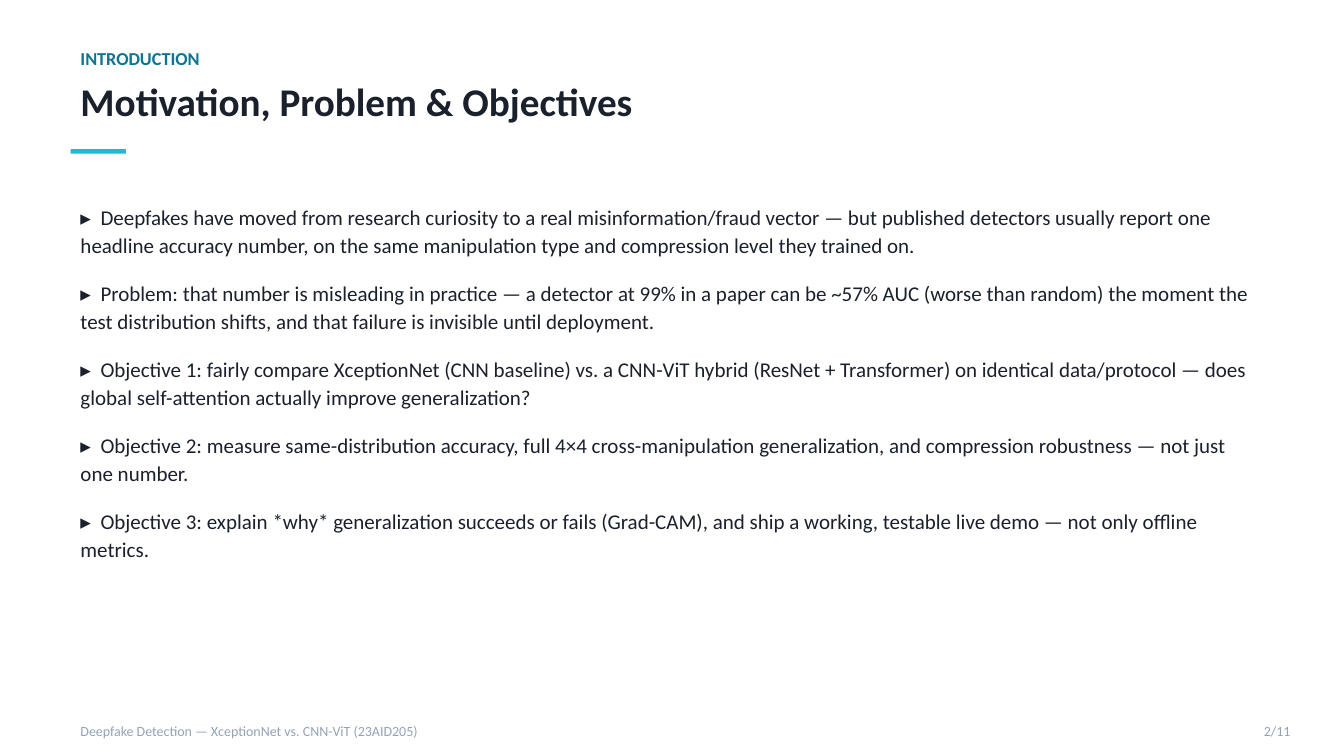
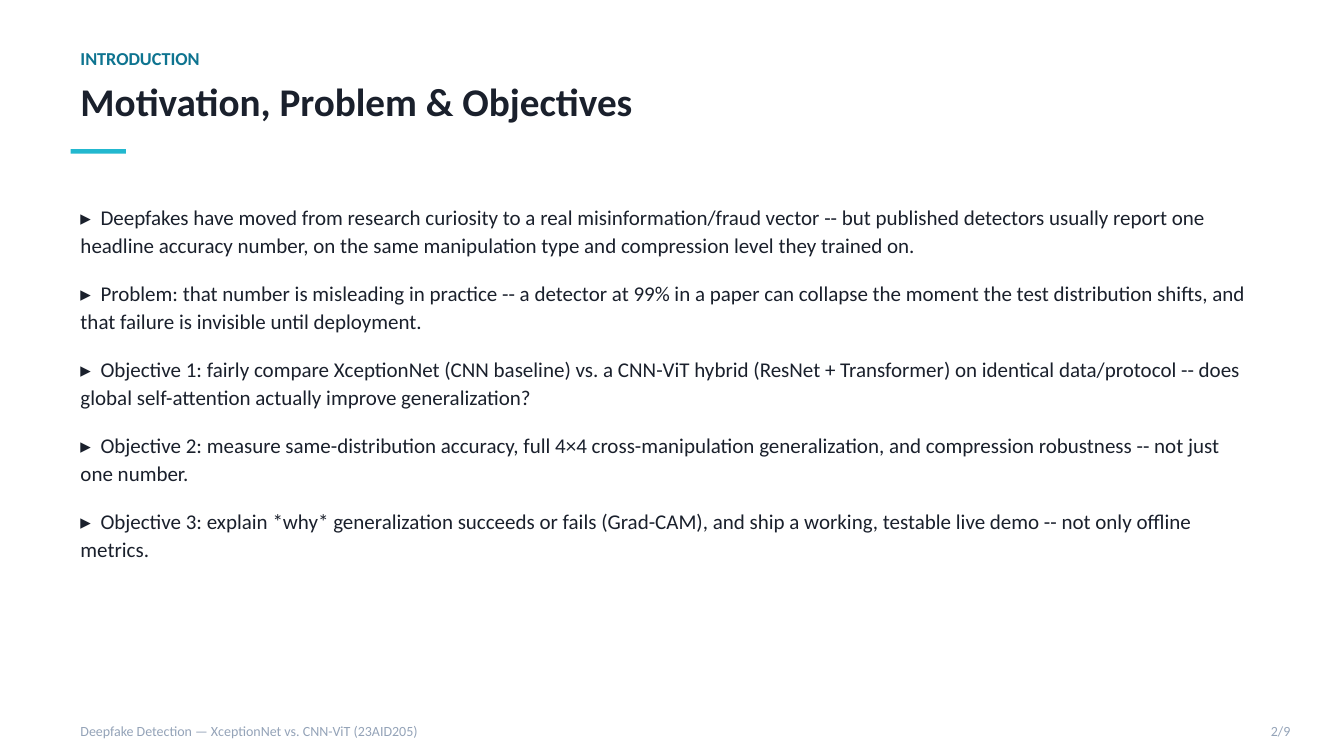
Before and after one commit to DUNE-ODYSSEY/deepfake-detection, a slide deck: slide 2 of docs/mid_review_update.pptx. Drawn at 1344x756 pixels with LibreOffice and Linux fonts; fonts in the diff are those of the drawing. Boxes give left, top, right and bottom in pixels: in the first picture for what was removed or moved away, otherwise in the second. Text is boxed around its words. In the diff, an @@ line names an element or a change of style, - is before the commit and + after.

```diff
--- a/docs/mid_review_update.pptx
+++ b/docs/mid_review_update.pptx
@@ text at bbox=[80, 210, 1244, 557]: text changed @@
-▸ Deepfakes have moved from research curiosity to a real misinformation/fraud vector — but published detectors usually report one headline accuracy number, on the same manipulation type and compression level they trained on.
-▸ Problem: that number is misleading in practice — a detector at 99% in a paper can be ~57% AUC (worse than random) the moment the test distribution shifts, and that failure is invisible until deployment.
-▸ Objective 1: fairly compare XceptionNet (CNN baseline) vs. a CNN-ViT hybrid (ResNet + Transformer) on identical data/protocol — does global self-attention actually improve generalization?
-▸ Objective 2: measure same-distribution accuracy, full 4×4 cross-manipulation generalization, and compression robustness — not just one number.
-▸ Objective 3: explain *why* generalization succeeds or fails (Grad-CAM), and ship a working, testable live demo — not only offline metrics.
+▸ Deepfakes have moved from research curiosity to a real misinformation/fraud vector -- but published detectors usually report one headline accuracy number, on the same manipulation type and compression level they trained on.
+▸ Problem: that number is misleading in practice -- a detector at 99% in a paper can collapse the moment the test distribution shifts, and that failure is invisible until deployment.
+▸ Objective 1: fairly compare XceptionNet (CNN baseline) vs. a CNN-ViT hybrid (ResNet + Transformer) on identical data/protocol -- does global self-attention actually improve generalization?
+▸ Objective 2: measure same-distribution accuracy, full 4×4 cross-manipulation generalization, and compression robustness -- not just one number.
+▸ Objective 3: explain *why* generalization succeeds or fails (Grad-CAM), and ship a working, testable live demo -- not only offline metrics.
@@ text at bbox=[1271, 726, 1291, 737]: text changed @@
-2/11
+2/9
```
Also in this commit, not shown: 6 other slides changed, 2 slides added, 4 slides removed, 4 other files.
